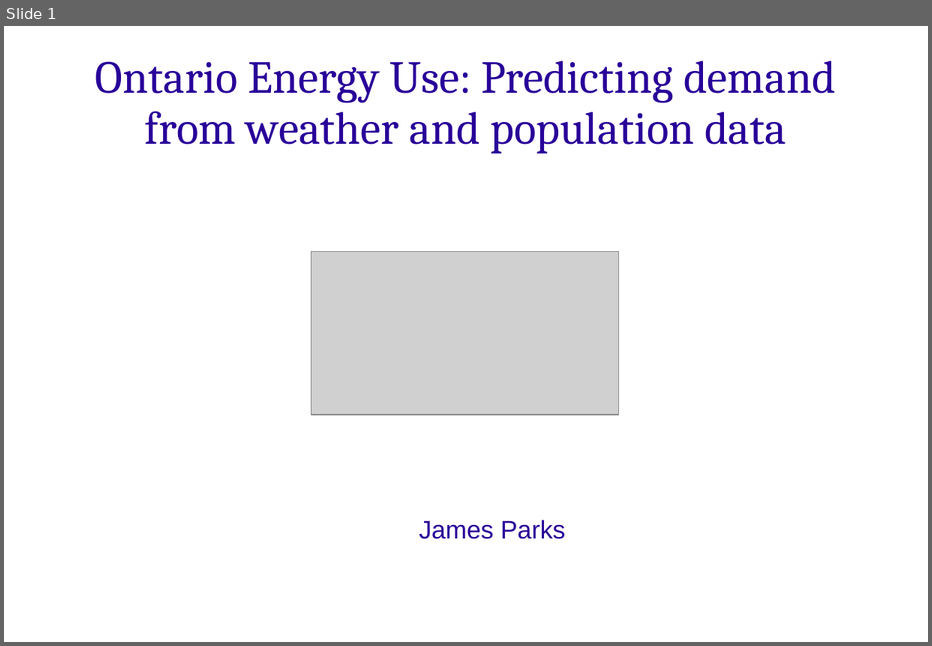
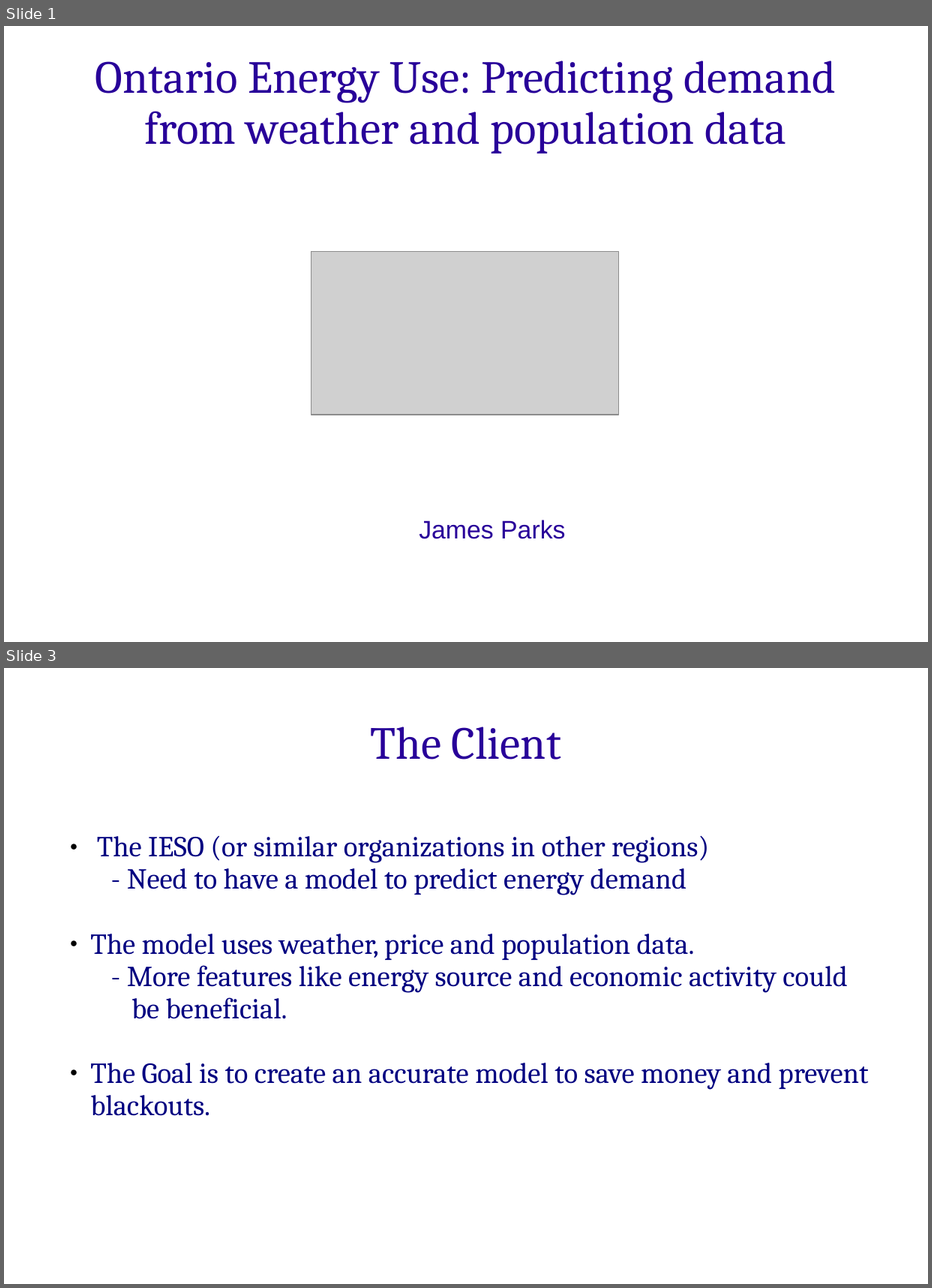
Before and after one commit to james-parks/Project2, a slide deck: capstone_project_presentation_energy.ppt. Shown one above the other, each under a label of ours: slide 1 before the commit, slides 1 and 3 after it; the slides between them are not shown. The pictures are 932x646 and 932x1288 pixels, drawn with LibreOffice and Linux fonts; fonts in the diff are those of the drawing; grey boxes stand for pictures; background and template pictures are left out. Boxes give left, top, right and bottom in pixels: in the first picture for what was removed or moved away, otherwise in the second. Text is boxed around its words. In the diff, an @@ line names an element or a change of style, - is before the commit and + after.

```diff
--- a/capstone_project_presentation_energy.ppt
+++ b/capstone_project_presentation_energy.ppt
@@ slide 3 added at [4, 668, 928, 1284], background picture (left out) @@
@@ text added at [370, 726, 561, 760], 38 pt, text #280099 @@
+The Client
@@ text added at [90, 835, 869, 1116], 24 pt, text #000080 @@
+● The IESO (or similar organizations in other regions)
+    - Need to have a model to predict energy demand
+● The model uses weather, price and population data.
+    - More features like energy source and economic activity could be beneficial.
+● The Goal is to create an accurate model to save money and prevent blackouts.
```
Also in this commit, not shown: 1 slide changed, 9 other slides added, 12 slides removed, 2 other files.
